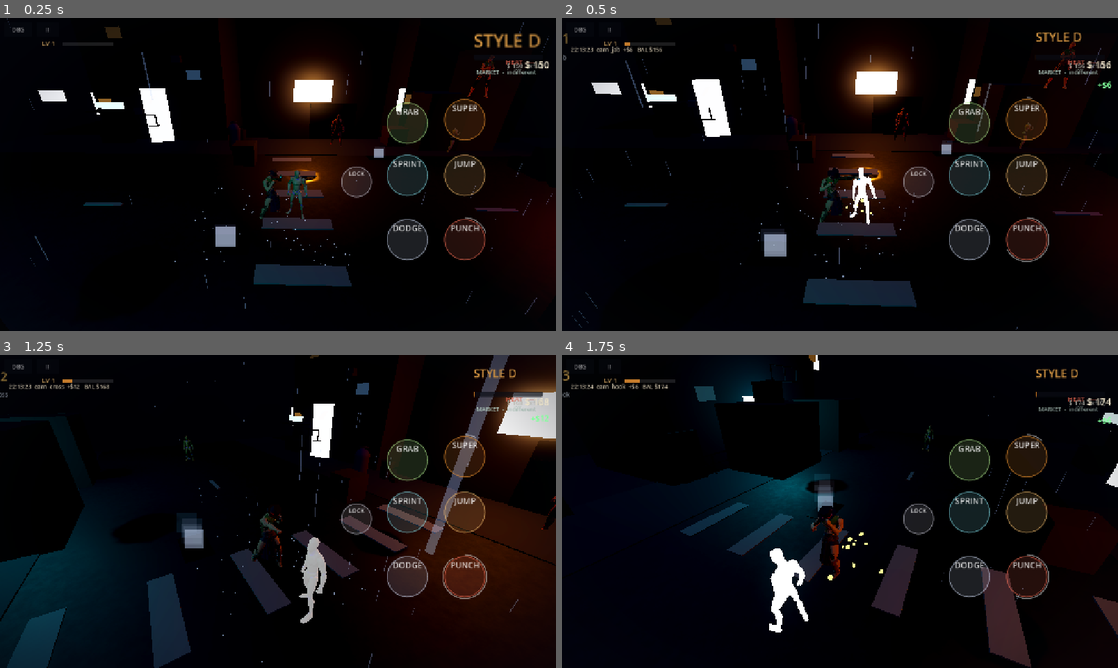
Above: before the commit, frames 1-4 (two rows, left to right).
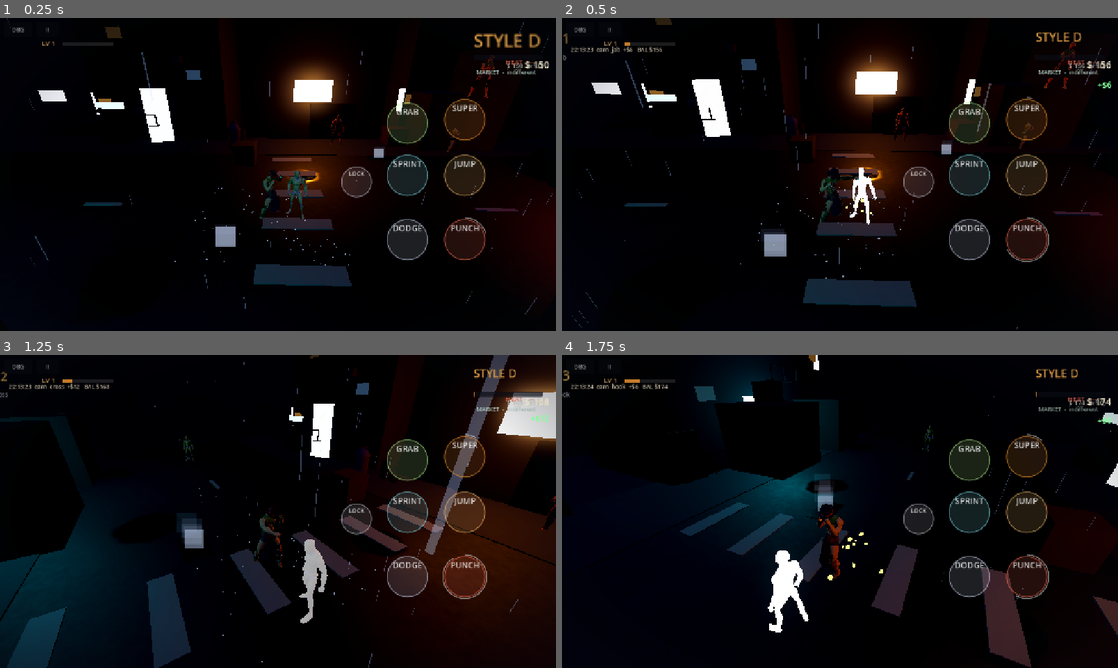
Above: after the commit, the same moments.

Repository: jamesrudh-arch/Barehands
Game: Godot game, scene res://tests/smoke_depth.tscn
Two runs of this game, one before a commit and one after it. Both use one fixed random seed, a clock stepped at 60 frames per second and the inputs below. This scene is started directly instead of the project's main scene.
Inputs (mouse positions are in pixels of both pictures, inside the frame that each line leads up to):
- Up to frame 1 (0.25 s): no input
- Up to frame 2 (0.5 s): no input
- Up to frame 3 (1.25 s): tap Enter (ui_accept) at 0.5 s; drag from (467, 577) to (333, 442) at 0.52 s
- Up to frame 4 (1.75 s): drag from (967, 577) to (812, 574) at 1.27 s

Frame 1 is identical in both runs. In frame 2, less than 0.1% of the frame differs, in the area x 46-57%, y 47-64%; in frame 3, 0.3%; in frame 4, 0.4%, in the area x 37-51%, y 47-85%.
Error before the commit: Invalid call. Nonexistent function 'resume' in base 'AnimationPlayer'. (res://scripts/fx.gd:65)

Commit message:
B2.1: attack token pool (bible 4A rule 2) + fix frozen-anim resume
Tactics now holds a POOL of attack tokens instead of one: a two-man
ring stays readable with a single attacker, 3-4 engaged share two,
five or more share three (Tuning: attack_tokens_ring / _crowd, bible
balance default 'Tokens 2-3'). The boss still takes what it wants.
smoke_depth gains phase 12: four engaged enemies, at most the token
cap telegraph/strike at once (observed max 2, cap 2). The old
'only one at a time' check stays true for the 2-man ring phase.

Also fixed a real Batch 1 bug the battery's PASS lines hid:
AnimationPlayer has no resume() in Godot 4 - _unfreeze errored on
every unfreeze (22 errors in one depth run; suites still passed
because every _play() call un-pauses explicitly). The documented
resume is play() with no arguments. Depth now runs with 0 script
errors. Lesson recorded: every verify battery greps SCRIPT ERROR
per suite, not just PASS lines.

Verified: import 0 errors; smoke_depth PASS (incl. token phase) 0
script errors; smoke_combat PASS 0 script errors.

Diff:
--- a/bare-hands/scripts/fx.gd
+++ b/bare-hands/scripts/fx.gd
@@ -62,7 +62,7 @@
 	for ap in f["players"]:
 		if is_instance_valid(ap):
 			ap.speed_scale = 0.3
-			ap.resume()
+			ap.play()  # no-arg play() resumes a paused animation (Godot 4)
 			var tw := create_tween()
 			tw.tween_property(ap, "speed_scale", 1.0, 0.08)
 
--- a/bare-hands/scripts/tactics.gd
+++ b/bare-hands/scripts/tactics.gd
@@ -2,19 +2,29 @@
 ## Group tactics for enemies. Autoloaded as "Tactics" (see project.godot).
 ## When two or more enemies are engaged, each takes a surround slot around
 ## the hero (slots slowly drift so the ring flanks instead of queuing), and
-## an attack token ensures only one enemy swings at a time. The boss always
-## has priority and ignores slots.
+## an ATTACK TOKEN pool keeps concurrent attackers inside the bible 4A
+## budget (max 2-3 at once): a two-man ring stays readable with one
+## attacker, 3-4 engaged allow two, and a crowd of five or more allows
+## three. The boss always has priority and ignores slots.
+##
+## Batch 2 adds the adaptive memory: the hero's last three moves are on
+## record here (one home for the whole ring), and enemies read it to
+## punish spam - a hero mashing lights meets faster telegraphs, a hero
+## dodging on repeat meets strikes timed to catch the roll.
 
-var _attacker: CharacterBody3D = null
+const MEMORY_LEN := 3
+
+var _attackers: Array = []  # current token holders
 var _drift := 0.0
 var _engaged: Array = []
+var _memory: Array = []  # last MEMORY_LEN player moves, oldest first
 
 
 func _physics_process(delta: float) -> void:
 	var p := get_tree().get_first_node_in_group("player") as CharacterBody3D
 	if p == null:
 		_engaged.clear()
-		_attacker = null
+		_attackers.clear()
 		return
 	_drift += delta * 0.35  # the ring keeps rotating: constant flanking
 	var alive: Array = []
@@ -26,10 +36,20 @@
 		if e.global_position.distance_to(p.global_position) < 10.0:
 			alive.append(e)
 	_engaged = alive
-	if _attacker != null and (not is_instance_valid(_attacker) or
-			_attacker.state in [Enemy.State.DOWN, Enemy.State.STAGGER,
-					Enemy.State.FLINCH, Enemy.State.GRABBED, Enemy.State.LAUNCHED]):
-		_attacker = null
+	for e in _attackers.duplicate():
+		if not is_instance_valid(e) or e.state in [Enemy.State.DOWN, Enemy.State.STAGGER,
+				Enemy.State.FLINCH, Enemy.State.GRABBED, Enemy.State.LAUNCHED]:
+			_attackers.erase(e)
+
+
+## The bible's token budget (4A rule 2 / balance defaults 14): 2-3
+## concurrent attackers at most. A two-man ring reads best with one.
+func token_cap() -> int:
+	if _engaged.size() >= 5:
+		return int(Tuning.v("attack_tokens_crowd"))  # 3
+	if _engaged.size() >= 3:
+		return int(Tuning.v("attack_tokens_ring"))  # 2
+	return 1
 
 
 ## Slots are only worth using when the hero has company.
@@ -44,26 +64,53 @@
 	return p.global_position + Vector3(sin(ang), 0.0, cos(ang)) * 1.55
 
 
-## Only one enemy may telegraph/strike at a time.
 func can_attack(e: CharacterBody3D) -> bool:
 	if e.kind == 4:
 		return true  # the boss takes what it wants
-	return _attacker == null or _attacker == e
+	if _attackers.has(e):
+		return true
+	return _attackers.size() < token_cap()
 
 
 func attack(e: CharacterBody3D) -> void:
-	if _attacker == null or _attacker == e or e.kind == 4:
-		_attacker = e
+	if _attackers.has(e):
+		return
+	if e.kind == 4 or _attackers.size() < token_cap():
+		_attackers.append(e)
 
 
 func release(e: CharacterBody3D) -> void:
-	if _attacker == e:
-		_attacker = null
+	_attackers.erase(e)
 
 
 func attacker() -> CharacterBody3D:
-	return _attacker
+	return _attackers[0] if not _attackers.is_empty() else null
 
 
 func engaged_count() -> int:
 	return _engaged.size()
+
+
+## --- adaptive memory (bible 4A: tracks last-3-moves and counters spam) -------
+
+## The hero records every move here: "punch_light", "punch_heavy", "dodge",
+## "block", "parry", "grab", "super". One home for the whole ring.
+func record_player_move(kind: String) -> void:
+	_memory.append(kind)
+	while _memory.size() > MEMORY_LEN:
+		_memory.pop_front()
+
+
+## True when the hero's last three moves were all `kind` - the definition
+## of spam the bible wants punished.
+func player_spams(kind: String) -> bool:
+	if _memory.size() < MEMORY_LEN:
+		return false
+	for m in _memory:
+		if m != kind:
+			return false
+	return true
+
+
+func last_moves() -> Array:
+	return _memory.duplicate()
--- a/bare-hands/scripts/tuning.gd
+++ b/bare-hands/scripts/tuning.gd
@@ -27,6 +27,8 @@
 	"hitstop_light_frames": 3.0,
 	"hitstop_heavy_frames": 8.0,
 	"input_buffer_ms": 350.0,  # shipped feel (the design guess was 200)
+	"attack_tokens_ring": 2.0,  # bible 4A: max concurrent attackers, 3-4 engaged
+	"attack_tokens_crowd": 3.0,  # bible 4A: max concurrent attackers, 5+ engaged
 	"parry_window_ms": 300.0,
 	"dodge_window_ms": 120.0,
 	"cancel_start_ms": 150.0,
--- a/bare-hands/tests/smoke_depth.gd
+++ b/bare-hands/tests/smoke_depth.gd
@@ -74,6 +74,8 @@
 			_boss()
 		11:
 			_tactics()
+		12:
+			_tokens()
 		_:
 			_finish()
 
@@ -434,6 +436,39 @@
 			_next()
 
 
+# --- 12: attack tokens - the ring shares a 2-3 budget (bible 4A) ---------------------------
+
+
+func _tokens() -> void:
+	if _pf == 1:
+		for i in 4:
+			var ang := TAU * float(i) / 4.0
+			_marks["e%d" % i] = _spawn_kind(1,
+					Vector3(2.4 * cos(ang), 0.02, 0.5 + 2.4 * sin(ang)), 8)
+		_player.global_position = Vector3(0.0, 0.02, 0.5)
+		_player.velocity = Vector3.ZERO
+		_marks["maxattack"] = 0
+		_marks["ever2"] = false
+	if _marks.has("e0"):
+		var attacking := 0
+		for i in 4:
+			var e: CharacterBody3D = _marks["e%d" % i]
+			if e and is_instance_valid(e) and e.state in [Enemy.State.TELEGRAPH, Enemy.State.STRIKE]:
+				attacking += 1
+		_marks["maxattack"] = maxi(_marks["maxattack"], attacking)
+		if attacking >= 2:
+			_marks["ever2"] = true
+		if _pf == 300:
+			var cap: int = Tactics.token_cap()
+			_check(Tactics.engaged_count() >= 3, "token phase: the ring is engaged (%d)" % Tactics.engaged_count())
+			_check(_marks["maxattack"] <= cap, "at most the token cap attack at once (max %d, cap %d)" % [_marks["maxattack"], cap])
+			for i in 4:
+				var e: CharacterBody3D = _marks["e%d" % i]
+				if e and is_instance_valid(e):
+					(e as Node).queue_free()
+			_next()
+
+
 # --- surfaces exist -------------------------------------------------------------------------
 
 
